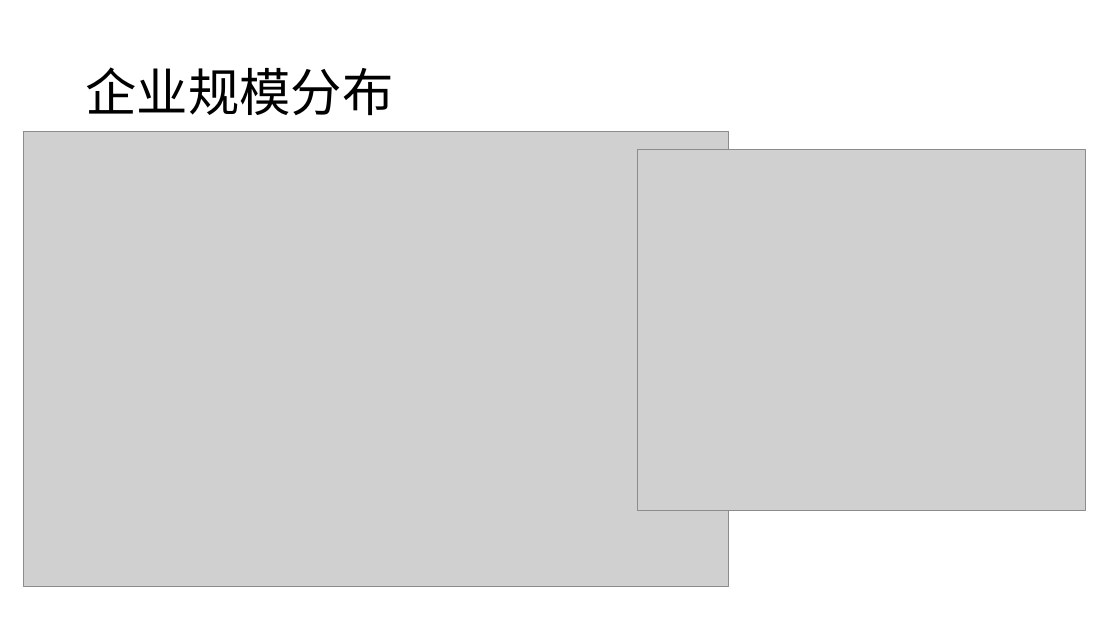
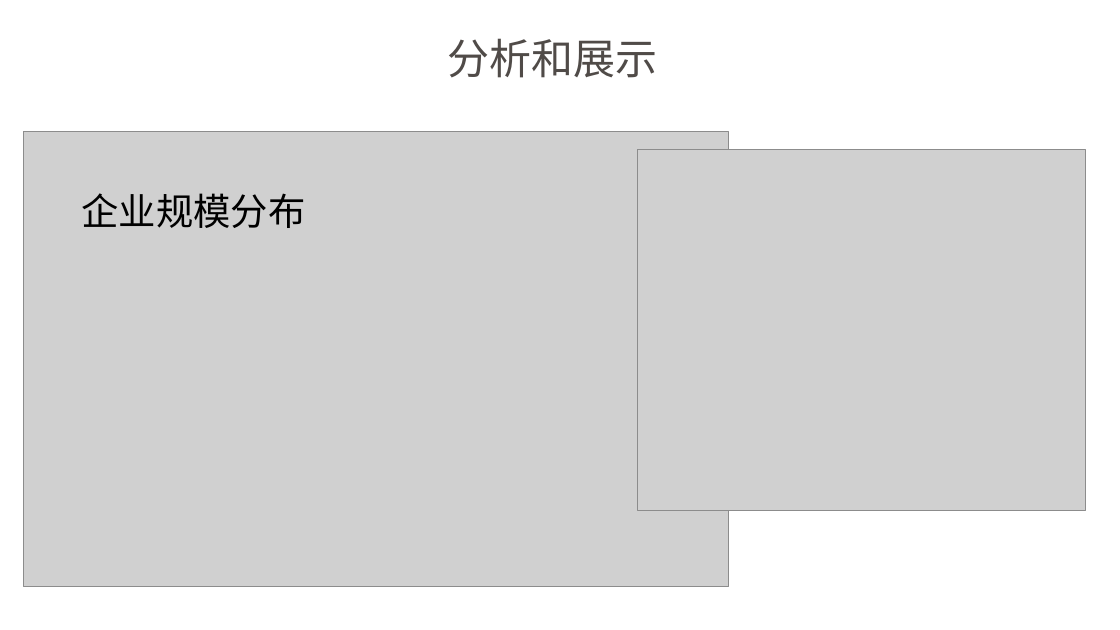
Before and after one commit to ShiyuNie/DataAnalysisSample-python, a slide deck: slide 15 of LagouAnalyst.pptx (slide 10 before the commit). Drawn at 1120x630 pixels with LibreOffice and Linux fonts; fonts in the diff are those of the drawing; grey boxes stand for pictures. Boxes give left, top, right and bottom in pixels: in the first picture for what was removed or moved away, otherwise in the second. Text is boxed around its words. In the diff, an @@ line names an element or a change of style, - is before the commit and + after.

```diff
--- a/LagouAnalyst.pptx
+++ b/LagouAnalyst.pptx
@@ text added at [447,38,657,78], 36 pt, text #504B48 @@
+分析和展示
@@ title "企业规模分布": place and size @@
-title "企业规模分布" at [85,67,393,115]
+title "企业规模分布" at [82,193,306,228]
@@ title "企业规模分布" at [82,193,306,228]: size 44 to 32 pt @@
```
Also in this commit, not shown: 13 other slides changed, 8 slides added, 3 slides removed.
